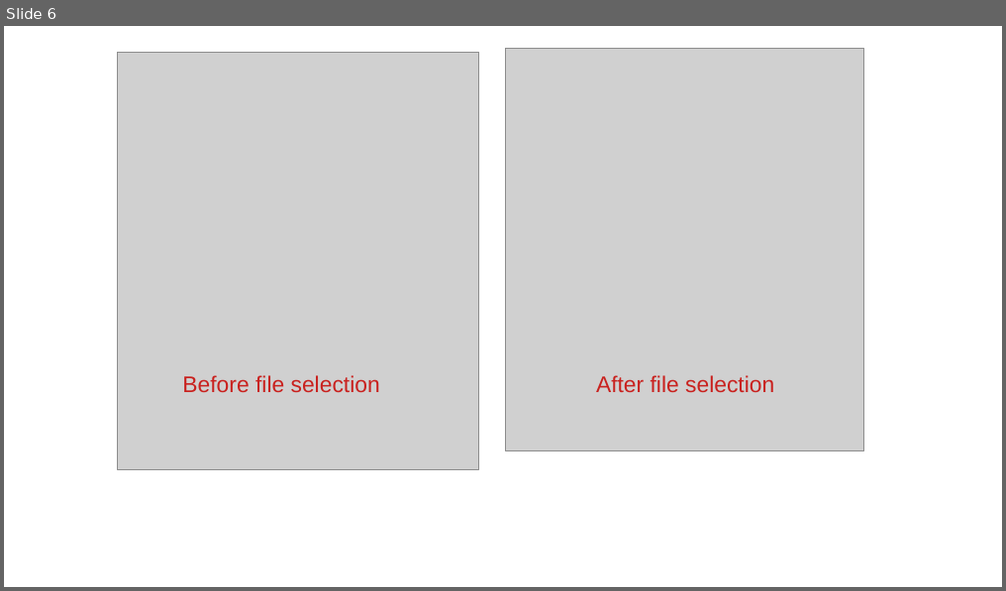
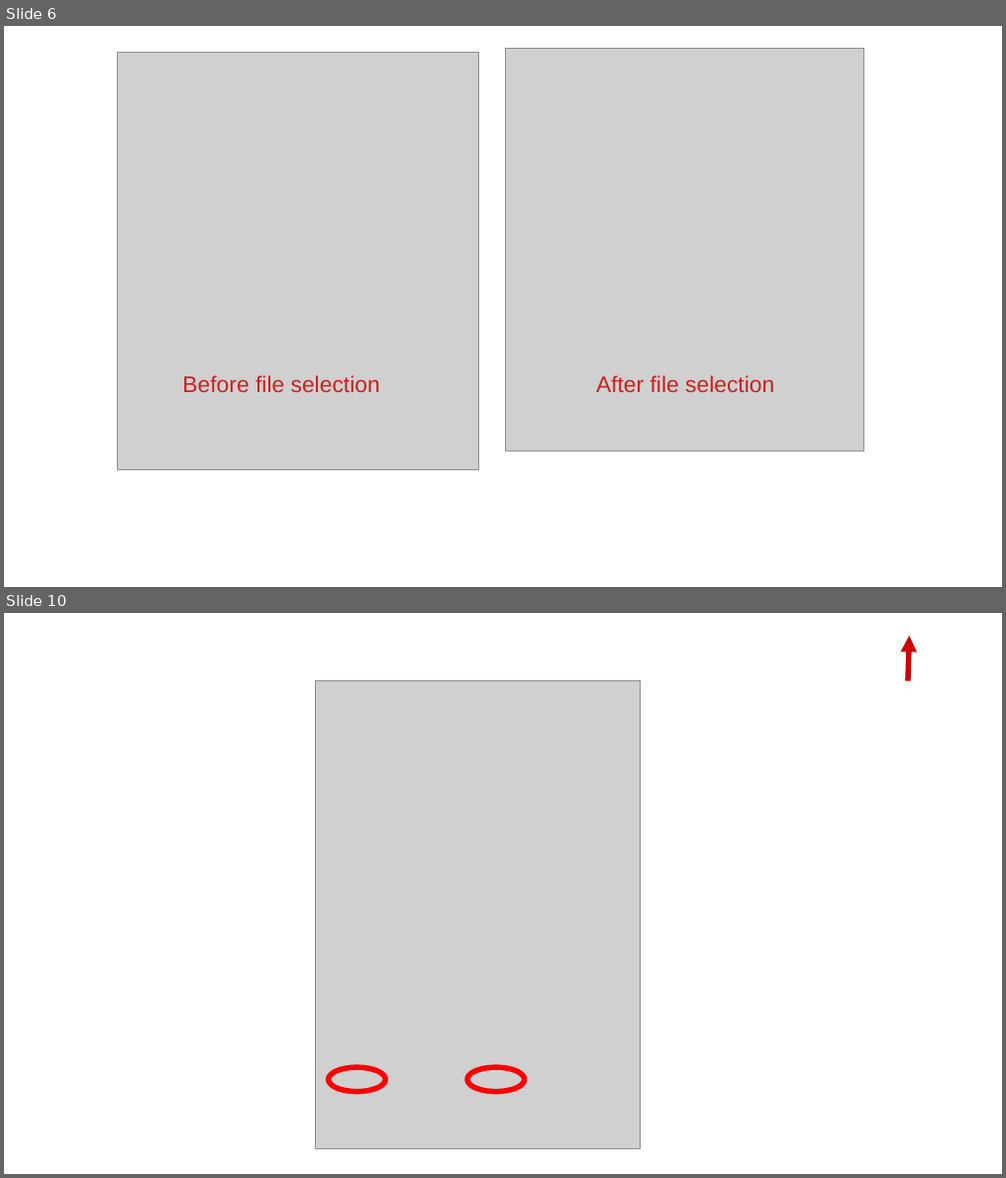
Before and after one commit to mbcladwell/ln7, a slide deck: ppt/lnwbootstrap.odp. Shown one above the other, each under a label of ours: slide 6 before the commit, slides 6 and 10 after it; the slides between them are not shown. The pictures are 1006x591 and 1006x1178 pixels, drawn with LibreOffice and Linux fonts; fonts in the diff are those of the drawing; grey boxes stand for pictures. Boxes give left, top, right and bottom in pixels: in the first picture for what was removed or moved away, otherwise in the second. Text is boxed around its words. In the diff, an @@ line names an element or a change of style, - is before the commit and + after.

```diff
--- a/ppt/lnwbootstrap.odp
+++ b/ppt/lnwbootstrap.odp
@@ slide 10 added at (x1=4, y1=613, x2=1002, y2=1174), background #FFFFFF @@
@@ arrow added from (908, 681) to (910, 636), #CC0000 4.31 pt @@
@@ picture added at (x1=316, y1=681, x2=641, y2=1150) @@
@@ ellipse added at (x1=328, y1=1067, x2=385, y2=1092), outline #FF0000 4.31 pt @@
@@ ellipse added at (x1=467, y1=1067, x2=525, y2=1092), outline #FF0000 4.31 pt @@
```
Also in this commit, not shown: 19 other slides added, 13 other files.
